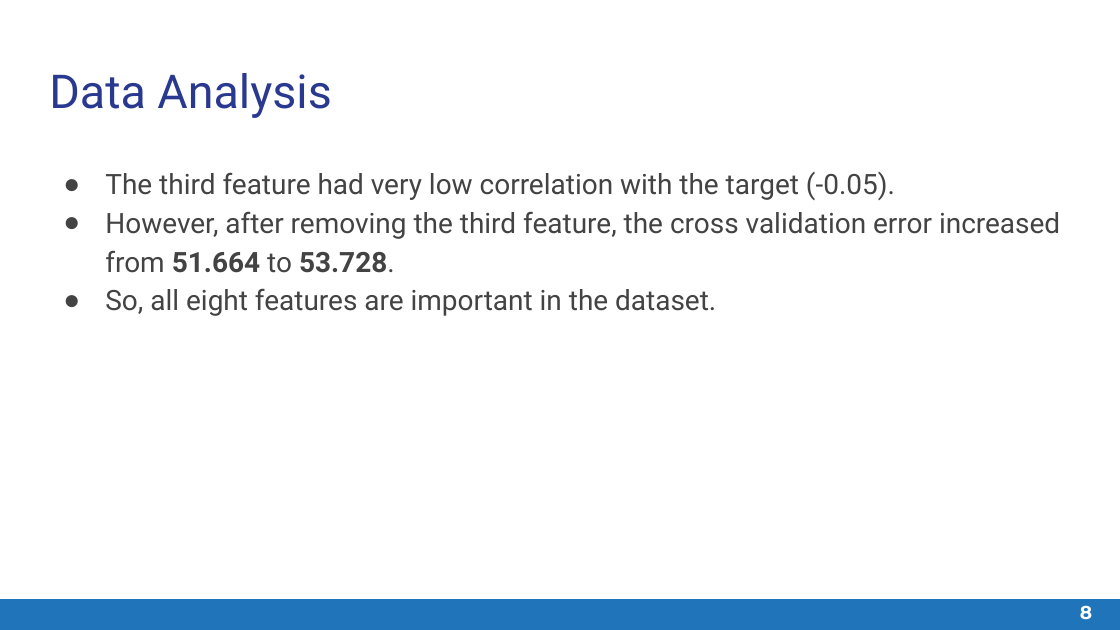
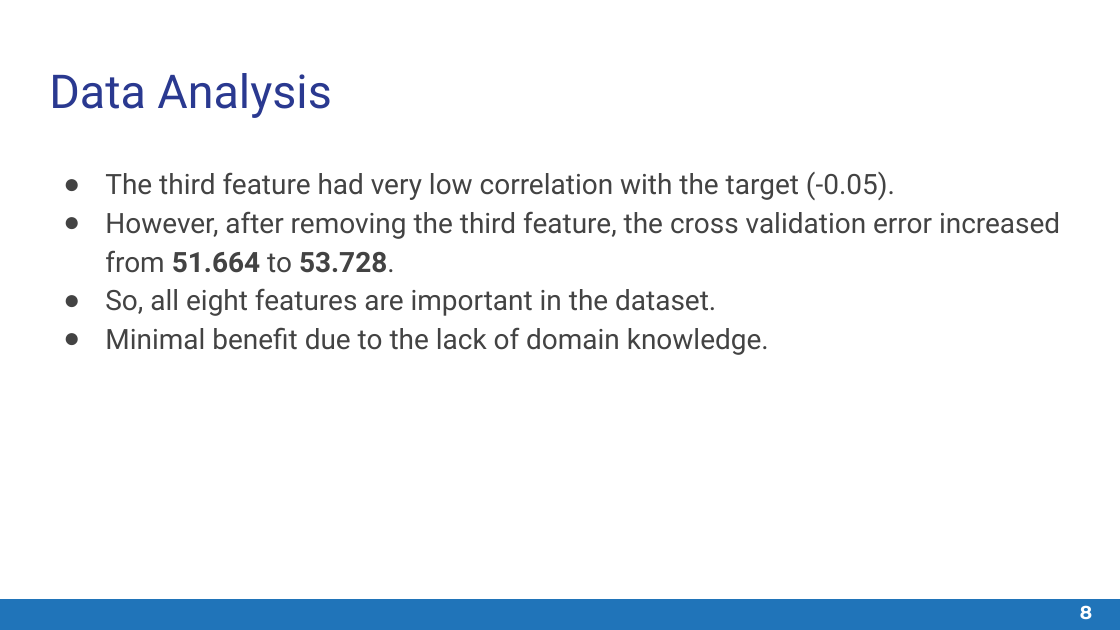
Before and after one commit to ayushkumarshah/Linear_Feature_Engineering_Matlab, a slide deck: slide 8 of documentation/Quantitative Foundations Project 1 - Slide Deck.pptx. Drawn at 1120x630 pixels with LibreOffice and Linux fonts; fonts in the diff are those of the drawing. Boxes give left, top, right and bottom in pixels: in the first picture for what was removed or moved away, otherwise in the second. Text is boxed around its words. In the diff, an @@ line names an element or a change of style, - is before the commit and + after.

```diff
--- a/documentation/Quantitative Foundations Project 1 - Slide Deck.pptx
+++ b/documentation/Quantitative Foundations Project 1 - Slide Deck.pptx
@@ text at <box>105,327,769,355</box>: paragraph added @@
+● Minimal benefit due to the lack of domain knowledge.
```
Also in this commit, not shown: 7 other slides changed, 2 other files.
